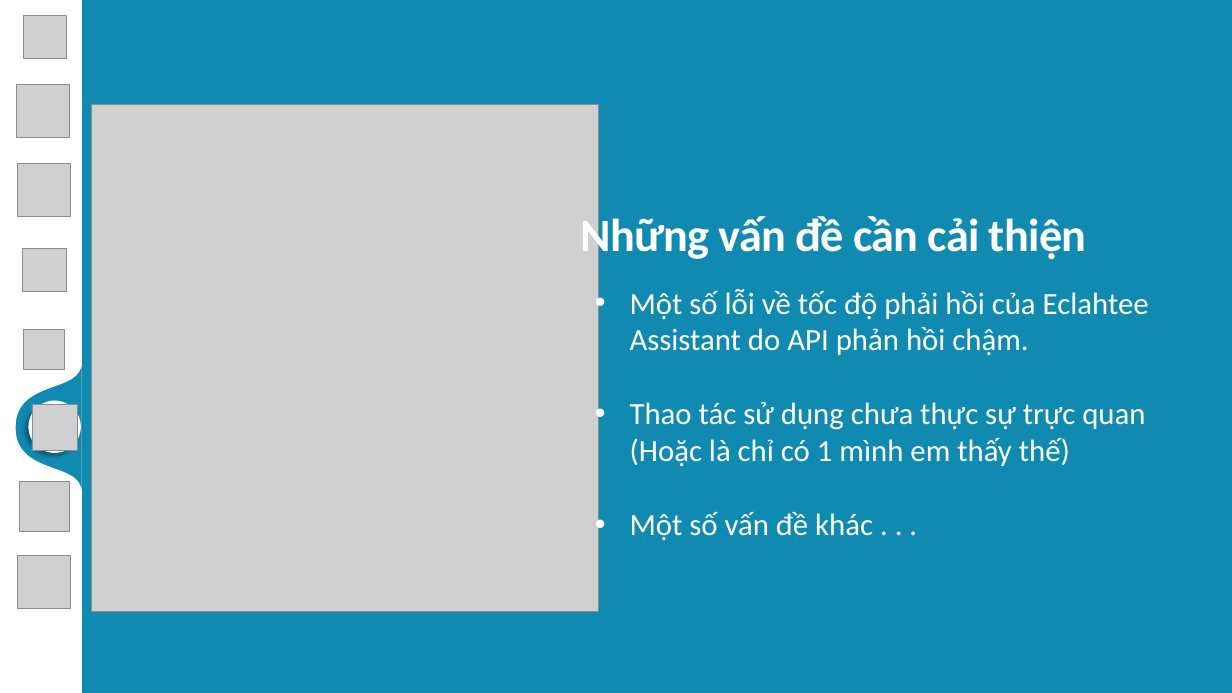
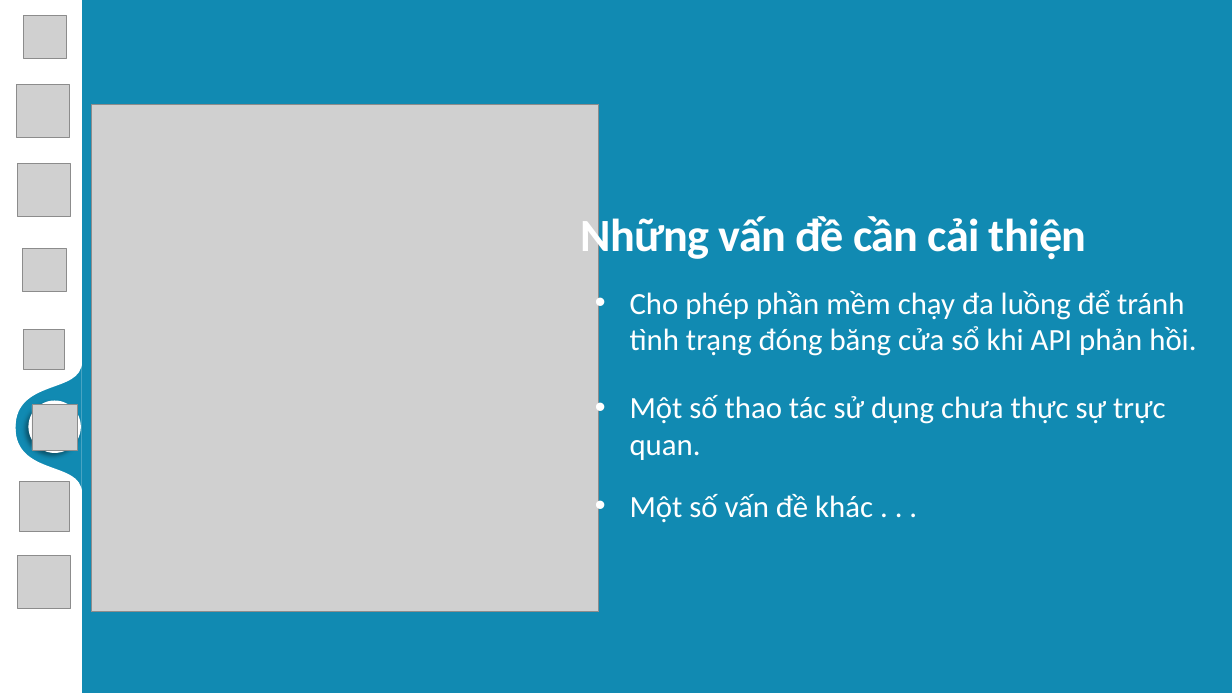
Before and after one commit to MaiNgocChau9/Python-App-A-, a slide deck: slide 11 of SPCK/SPCK.pptx. Drawn at 1232x693 pixels with LibreOffice and Linux fonts; fonts in the diff are those of the drawing; grey boxes stand for pictures; background and template pictures are left out. Boxes give left, top, right and bottom in pixels: in the first picture for what was removed or moved away, otherwise in the second. Text is boxed around its words. In the diff, an @@ line names an element or a change of style, - is before the commit and + after.

```diff
--- a/SPCK/SPCK.pptx
+++ b/SPCK/SPCK.pptx
@@ text at (630,290,1196,460): text changed @@
-• Một số lỗi về tốc độ phải hồi của Eclahtee Assistant do API phản hồi chậm.
-• Thao tác sử dụng chưa thực sự trực quan (Hoặc là chỉ có 1 mình em thấy thế)
+• Cho phép phần mềm chạy đa luồng để tránh tình trạng đóng băng cửa sổ khi API phản hồi.
+• Một số thao tác sử dụng chưa thực sự trực quan.
```
Also in this commit, not shown: 4 other slides changed, 2 other files.
